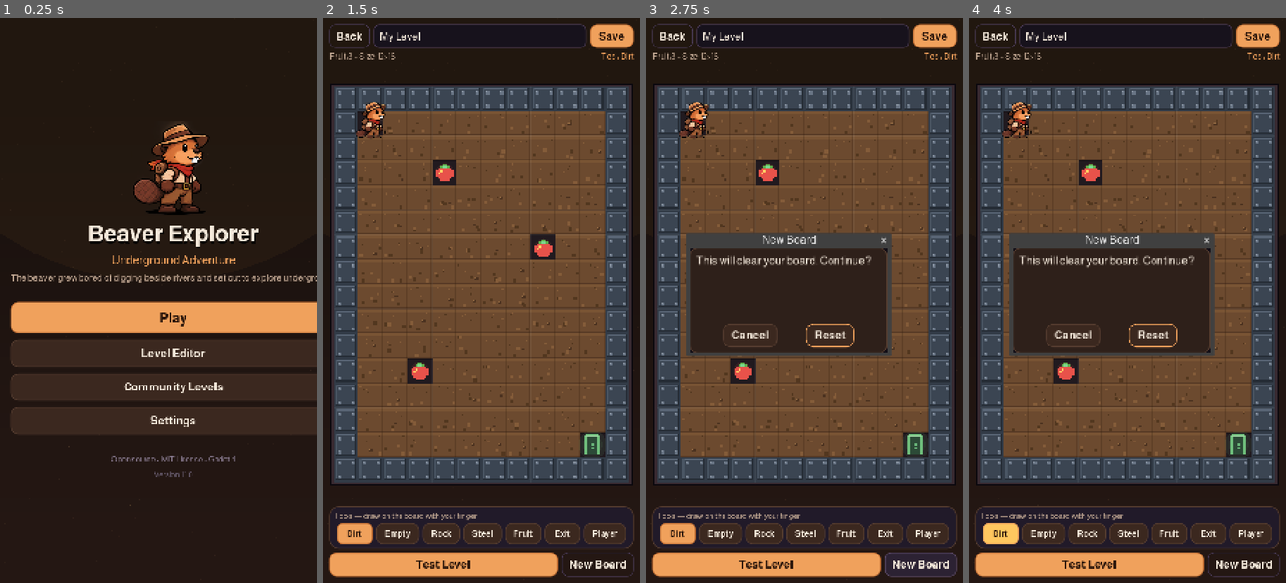
Above: before the commit, frames 1-4 (left to right).
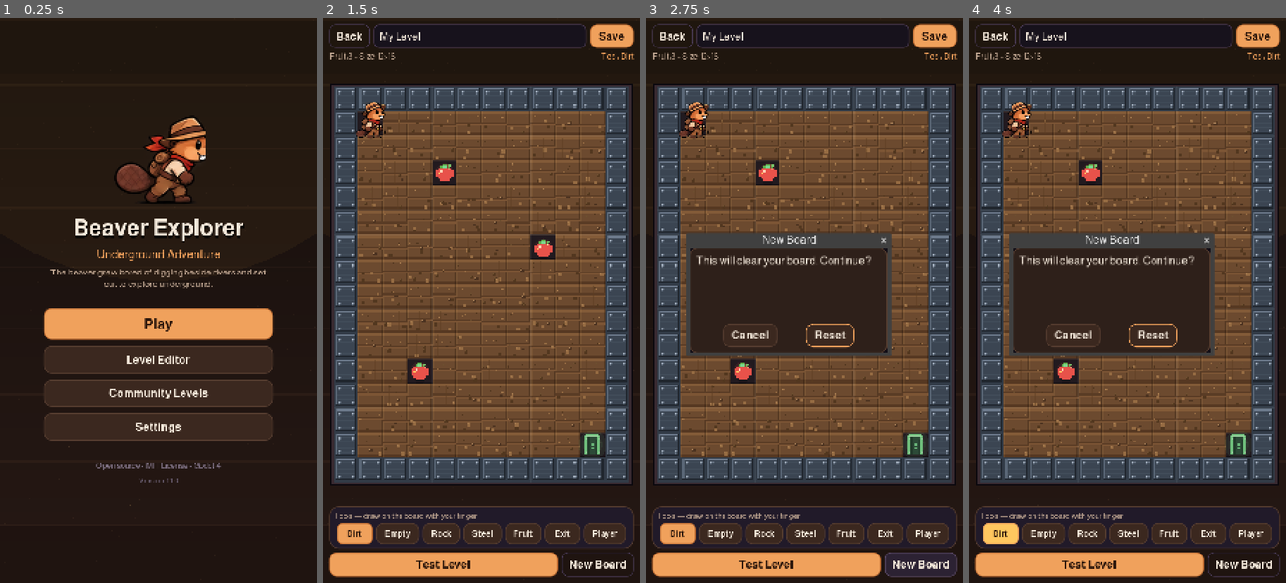
Above: after the commit, the same moments.

Repository: mayam33/khold
Game: Godot game, scene res://scenes/main.tscn
Same seed, same stepped clock (60 frames per second), same inputs: the game is played once before the commit and once after it.
Inputs:
- Up to frame 1 (0.25 s): no input
- Up to frame 2 (1.5 s): click "Play" at 0.5 s; click "New Level" at 1.25 s
- Up to frame 3 (2.75 s): click "New Board" at 2 s
- Up to frame 4 (4 s): click "New Board" at 2.75 s; click "Dirt" at 3.5 s

The runs differ from the first frame. In frame 1, 18% of the frame differs, in the area x 3-100%, y 17-83%; in frame 2, 1.2%; in frame 3, 1.0%; in frame 4, 1.0%.

Commit message:
Fix menu skew and pause translations, enhance cave graphics, animate shovel beaver

Diff:
--- /dev/null
+++ b/scripts/animated_beaver.gd
@@ -0,0 +1,29 @@
+extends TextureRect
+
+## Cycles beaver frames so a sprite can be used as a lively menu mascot.
+## The default "shovel" animation shows the beaver gripping its digging tool.
+
+@export var animation := "shovel"
+@export var fps := 4.0
+
+var _elapsed := 0.0
+
+func _ready() -> void:
+	texture_filter = CanvasItem.TEXTURE_FILTER_LINEAR
+	expand_mode = TextureRect.EXPAND_IGNORE_SIZE
+	stretch_mode = TextureRect.STRETCH_KEEP_ASPECT_CENTERED
+	_apply_frame(0)
+
+func _process(delta: float) -> void:
+	_elapsed += delta
+	var frames := BeaverArt.frames_for(animation)
+	if frames.is_empty():
+		return
+	var index := int(_elapsed * fps) % frames.size()
+	if texture != frames[index]:
+		_apply_frame(index)
+
+func _apply_frame(index: int) -> void:
+	var frames := BeaverArt.frames_for(animation)
+	if not frames.is_empty():
+		texture = frames[posmod(index, frames.size())] as Texture2D
--- a/scripts/background.gd
+++ b/scripts/background.gd
@@ -36,8 +36,18 @@
 		var c := UITheme.BG.lerp(UITheme.BG_2, smoothstep(0.0, 1.0, k))
 		draw_rect(Rect2(0.0, floorf(r.y * float(i) / float(bands)), r.x, ceilf(r.y / float(bands)) + 1.0), c)
 
+	# Gentle soil strata: uneven horizontal bands with a lit top edge.
+	for i in 9:
+		var k := float(i) / 9.0
+		var sy := floorf(r.y * k + sin(k * 9.0) * 10.0)
+		draw_rect(Rect2(0.0, sy, r.x, maxf(2.0, r.y / 260.0)), Color(0.52, 0.36, 0.24, 0.10))
+		draw_rect(Rect2(0.0, sy + 2.0, r.x, maxf(1.0, r.y / 500.0)), Color(0.08, 0.05, 0.06, 0.16))
+
 	# Soft warm glow from above.
-	draw_circle(Vector2(r.x * 0.5, -r.y * 0.04), r.x * 0.9, Color(0.94, 0.66, 0.24, 0.045))
+	draw_circle(Vector2(r.x * 0.5, -r.y * 0.04), r.x * 0.9, Color(0.94, 0.66, 0.24, 0.055))
+	# Corner vignette keeps attention on the centre of the screen.
+	draw_rect(Rect2(0.0, 0.0, r.x, r.y * 0.10), Color(0.0, 0.0, 0.0, 0.10))
+	draw_rect(Rect2(0.0, r.y * 0.90, r.x, r.y * 0.10), Color(0.0, 0.0, 0.0, 0.14))
 
 	# Deterministic dirt speckles for texture.
 	var step := 52
--- a/scripts/beaver_art.gd
+++ b/scripts/beaver_art.gd
@@ -54,6 +54,9 @@
 
 static func frames_for(animation: String) -> Array:
 	match animation:
+		# The dig frames show the beaver gripping its shovel/trowel. Expose
+		# them under a separate name so menus can animate that pose too.
+		"shovel": return DIG
 		"walk": return WALK
 		"run": return RUN
 		"dig": return DIG
--- a/scripts/game_screen.gd
+++ b/scripts/game_screen.gd
@@ -346,6 +346,9 @@
 	for b in buttons:
 		row.add_child(b)
 	v.add_child(row)
+	# Dialogs are created after the screen was translated, so translate the
+	# freshly built overlay too. English must work while paused or on results.
+	I18n.translate_tree(overlay)
 
 func _close_modal() -> void:
 	_overlay_open = false
--- a/scripts/i18n.gd
+++ b/scripts/i18n.gd
@@ -190,12 +190,22 @@
 		return source
 	if ENGLISH.has(source):
 		return String(ENGLISH[source])
+	if source.begins_with("الحركات: "):
+		return "Moves: " + source.trim_prefix("الحركات: ")
 	if source.begins_with("الحركات "):
 		return "Moves " + source.trim_prefix("الحركات ")
+	if source.begins_with("الثمار: "):
+		return "Fruit: " + source.trim_prefix("الثمار: ")
 	if source.begins_with("الثمار "):
 		return "Fruit " + source.trim_prefix("الثمار ")
+	if source.begins_with("الهدف: "):
+		var goal := source.trim_prefix("الهدف: ")
+		goal = goal.replace(" حركة", " moves")
+		return "Goal: " + goal
 	if source.begins_with("الهدف "):
 		return "Goal " + source.trim_prefix("الهدف ")
+	if source.begins_with("مرحلة: "):
+		return "Level: " + source.trim_prefix("مرحلة: ")
 	if source.begins_with("أفضل نتيجة: "):
 		return "Best: " + source.trim_prefix("أفضل نتيجة: ")
 	if source.begins_with("أفضل "):
--- a/scripts/menu_screen.gd
+++ b/scripts/menu_screen.gd
@@ -16,14 +16,13 @@
 	outer.add_child(center)
 
 	var col := UI.vbox(14)
-	col.custom_minimum_size = Vector2(430, 0)
+	# Fixed column width; long labels wrap instead of stretching the menu
+	# past the 720px screen (English story text used to push it to 788px).
+	col.custom_minimum_size = Vector2(520, 0)
 	center.add_child(col)
 
-	var mascot := TextureRect.new()
-	mascot.texture = BeaverArt.PORTRAIT
-	mascot.texture_filter = CanvasItem.TEXTURE_FILTER_LINEAR
-	mascot.expand_mode = TextureRect.EXPAND_IGNORE_SIZE
-	mascot.stretch_mode = TextureRect.STRETCH_KEEP_ASPECT_CENTERED
+	# Animated beaver holding its shovel, instead of a still portrait.
+	var mascot := preload("res://scripts/animated_beaver.gd").new()
 	mascot.custom_minimum_size = Vector2(230, 210)
 	mascot.size_flags_horizontal = Control.SIZE_SHRINK_CENTER
 	col.add_child(mascot)
@@ -33,7 +32,9 @@
 	title.add_theme_constant_override("shadow_offset_y", 4)
 	col.add_child(title)
 	col.add_child(UI.label("مغامرة تحت الأرض", 27, UITheme.ACCENT, HORIZONTAL_ALIGNMENT_CENTER))
-	col.add_child(UI.label("ملّ القندس من الحفر قرب النهر، فانطلق ليستكشف ما تحت الأرض.", 21, UITheme.MUTED, HORIZONTAL_ALIGNMENT_CENTER))
+	var story := UI.wrap_label("ملّ القندس من الحفر قرب النهر، فانطلق ليستكشف ما تحت الأرض.", 21, UITheme.MUTED)
+	story.horizontal_alignment = HORIZONTAL_ALIGNMENT_CENTER
+	col.add_child(story)
 	col.add_child(UI.spacer_h(14))
 
 	var play := UI.button("العب", 72, true)
--- a/scripts/pixel_art.gd
+++ b/scripts/pixel_art.gd
@@ -38,24 +38,36 @@
 static func draw_floor(ci: CanvasItem, rect: Rect2, cell: Vector2i) -> void:
 	ci.draw_rect(rect, Color("211a1f"))
 	var u := rect.size.x / 16.0
+	# A soft radial vignette makes tunnels look carved instead of flat.
+	var cx := rect.position.x + rect.size.x * 0.5
+	var cy := rect.position.y + rect.size.y * 0.5
+	ci.draw_circle(Vector2(cx, cy), rect.size.x * 0.46, Color(0.16, 0.11, 0.13, 0.22))
+	ci.draw_circle(Vector2(cx, cy), rect.size.x * 0.30, Color(0.20, 0.14, 0.16, 0.18))
 	var h := _h(cell.x, cell.y, 1)
 	if h < 0.55:
 		var px := rect.position.x + (2.0 + _h(cell.x, cell.y, 2) * 12.0) * u
 		var py := rect.position.y + (2.0 + _h(cell.x, cell.y, 3) * 12.0) * u
-		ci.draw_rect(Rect2(px, py, u, u), Color(0.10, 0.08, 0.09, 0.45))
+		ci.draw_rect(Rect2(px, py, u, u), Color(0.34, 0.26, 0.24, 0.30))
 	if h > 0.25 and h < 0.42:
 		var px2 := rect.position.x + (3.0 + _h(cell.x, cell.y, 4) * 10.0) * u
 		var py2 := rect.position.y + (4.0 + _h(cell.x, cell.y, 5) * 9.0) * u
-		ci.draw_rect(Rect2(px2, py2, u * 2.0, u), Color(0.12, 0.09, 0.10, 0.5))
-	# Slight top inner shadow so tunnels read as carved holes.
-	ci.draw_rect(Rect2(rect.position.x, rect.position.y, rect.size.x, u), Color(0.02, 0.01, 0.02, 0.25))
+		ci.draw_rect(Rect2(px2, py2, u * 2.0, u), Color(0.10, 0.07, 0.08, 0.55))
+	# Chiseled rim: bright on top, deep shadow on the bottom edge.
+	ci.draw_rect(Rect2(rect.position.x, rect.position.y, rect.size.x, u), Color(0.38, 0.28, 0.22, 0.35))
+	ci.draw_rect(Rect2(rect.position.x, rect.position.y + rect.size.y - u, rect.size.x, u), Color(0.02, 0.01, 0.02, 0.35))
 
 static func draw_dirt(ci: CanvasItem, rect: Rect2, cell: Vector2i) -> void:
 	ci.draw_rect(rect, Color("6c4a2f"))
 	var u := rect.size.x / 16.0
-	ci.draw_rect(Rect2(rect.position.x, rect.position.y, rect.size.x, u * 2.0), Color("795434"))
-	ci.draw_rect(Rect2(rect.position.x, rect.position.y + rect.size.y - u, rect.size.x, u), Color("573a25"))
-	ci.draw_rect(Rect2(rect.position.x + rect.size.x - u, rect.position.y, u, rect.size.y), Color(0.2, 0.12, 0.06, 0.25))
+	# Layered strata give the soil depth; warm top-left light, cool bottom-right.
+	ci.draw_rect(Rect2(rect.position.x, rect.position.y, rect.size.x, u * 2.0), Color("835b38"))
+	ci.draw_rect(Rect2(rect.position.x, rect.position.y + rect.size.y - u * 2.0, rect.size.x, u * 2.0), Color("563822"))
+	ci.draw_rect(Rect2(rect.position.x + rect.size.x - u, rect.position.y, u, rect.size.y), Color(0.12, 0.07, 0.03, 0.30))
+	ci.draw_rect(Rect2(rect.position.x, rect.position.y, u, rect.size.y), Color(0.95, 0.72, 0.42, 0.10))
+	# A wavy seam separates two soil layers.
+	var seam := 6.0 + floorf(_h(cell.x, cell.y, 8) * 3.0)
+	ci.draw_rect(Rect2(rect.position.x, rect.position.y + seam * u, rect.size.x, u), Color("5a3c25"))
+	ci.draw_rect(Rect2(rect.position.x, rect.position.y + (seam + 1.0) * u, rect.size.x, u), Color("7c5535"))
 
 	for i in 4:
 		var hx := _h(cell.x, cell.y, 10 + i)
@@ -63,14 +75,20 @@
 		var s := u * (1.0 + floorf(hx * 2.0))
 		var px := rect.position.x + (1.0 + floorf(hy * 13.0)) * u
 		var py := rect.position.y + (2.0 + floorf(hx * 12.0)) * u
-		var c := Color("52371f") if i % 2 == 0 else Color("845c39")
+		var c := Color("52371f") if i % 2 == 0 else Color("966c43")
 		ci.draw_rect(Rect2(px, py, s, s), c)
-
+		ci.draw_rect(Rect2(px, py, maxf(u * 0.5, s * 0.35), u * 0.5), Color(0.98, 0.80, 0.55, 0.16))
+
+	# buried pebble
 	if _h(cell.x, cell.y, 31) < 0.30:
 		var px3 := rect.position.x + (7.0 + _h(cell.x, cell.y, 32) * 5.0) * u
 		var py3 := rect.position.y + (6.0 + _h(cell.x, cell.y, 33) * 6.0) * u
 		ci.draw_rect(Rect2(px3, py3, u * 2.0, u * 1.5), Color("4b3220"))
-		ci.draw_rect(Rect2(px3, py3, u, u * 0.5), Color("8f6741"))
+		ci.draw_rect(Rect2(px3, py3, u, u * 0.5), Color("a37c55"))
+	# a thin root thread
+	if _h(cell.x, cell.y, 41) > 0.72:
+		var rx := rect.position.x + (3.0 + _h(cell.x, cell.y, 42) * 8.0) * u
+		ci.draw_rect(Rect2(rx, rect.position.y + u, u * 0.5, rect.size.y - u * 2.0), Color(0.36, 0.24, 0.13, 0.45))
 
 static func draw_rock(ci: CanvasItem, rect: Rect2) -> void:
 	var x := rect.position.x
@@ -92,6 +110,17 @@
 	ci.draw_rect(Rect2(x + 8.0 * u, y + 3.0 * u, 1.0 * u, 3.0 * u), dark)
 	ci.draw_rect(Rect2(x + 9.0 * u, y + 6.0 * u, 1.0 * u, 2.0 * u), dark)
 	ci.draw_rect(Rect2(x + 5.0 * u, y + 8.0 * u, 3.0 * u, 1.0 * u), dark)
+	# Extra facet planes and a rim light make the rock read as a solid boulder.
+	ci.draw_rect(Rect2(x + 6.0 * u, y + 2.0 * u, 6.0 * u, 3.0 * u), Color("74818b"))
+	ci.draw_rect(Rect2(x + 5.0 * u, y + 5.0 * u, 4.0 * u, 4.0 * u), Color("6b7882"))
+	ci.draw_rect(Rect2(x + 10.0 * u, y + 6.0 * u, 3.0 * u, 4.0 * u), Color("49555f"))
+	ci.draw_rect(Rect2(x + 4.0 * u, y + 10.0 * u, 5.0 * u, 2.0 * u), Color("4d5963"))
+	ci.draw_rect(Rect2(x + 4.0 * u, y + 2.0 * u, u, u), Color("c2ced6"))
+	ci.draw_rect(Rect2(x + 5.0 * u, y + 3.0 * u, u, u), Color("aab7c0"))
+	ci.draw_rect(Rect2(x + 11.0 * u, y + 11.0 * u, u, u), Color("9aa7b0"))
+	# moss flecks
+	ci.draw_rect(Rect2(x + 3.0 * u, y + 3.0 * u, u * 1.5, u), Color(0.36, 0.52, 0.30, 0.55))
+	ci.draw_rect(Rect2(x + 12.0 * u, y + 9.0 * u, u, u), Color(0.32, 0.48, 0.28, 0.45))
 	ci.draw_rect(Rect2(x + 2.0 * u, y + 1.0 * u, 12.0 * u, 13.0 * u), Color("2b1b14"), false, maxf(1.0, u))
 
 static func draw_steel(ci: CanvasItem, rect: Rect2) -> void:
@@ -100,25 +129,40 @@
 	var u := rect.size.x / 16.0
 	ci.draw_rect(rect, Color("323b47"))
 	ci.draw_rect(Rect2(x + u, y + u, 14.0 * u, 14.0 * u), Color("3b4552"))
-	ci.draw_rect(Rect2(x + u, y + u, 14.0 * u, 1.0 * u), Color("596575"))
-	ci.draw_rect(Rect2(x + u, y + u, 1.0 * u, 14.0 * u), Color("4a5664"))
-	ci.draw_rect(Rect2(x + u, y + 14.0 * u, 14.0 * u, 1.0 * u), Color("252c35"))
-	ci.draw_rect(Rect2(x + 14.0 * u, y + u, 1.0 * u, 14.0 * u), Color("252c35"))
+	# Brushed-metal bands and a bright top-left bevel.
+	for i in 5:
+		var by := (3.0 + float(i) * 2.4) * u
+		ci.draw_rect(Rect2(x + 2.0 * u, y + by, 12.0 * u, u * 0.5), Color(0.72, 0.78, 0.86, 0.05))
+	ci.draw_rect(Rect2(x + u, y + u, 14.0 * u, 1.0 * u), Color("6d7a8c"))
+	ci.draw_rect(Rect2(x + u, y + u, 1.0 * u, 14.0 * u), Color("5a6777"))
+	ci.draw_rect(Rect2(x + u, y + 14.0 * u, 14.0 * u, 1.0 * u), Color("20262e"))
+	ci.draw_rect(Rect2(x + 14.0 * u, y + u, 1.0 * u, 14.0 * u), Color("20262e"))
 	for p in [Vector2(3.0, 3.0), Vector2(12.0, 3.0), Vector2(3.0, 12.0), Vector2(12.0, 12.0)]:
 		ci.draw_rect(Rect2(x + p.x * u, y + p.y * u, 2.0 * u, 2.0 * u), Color("697585"))
-		ci.draw_rect(Rect2(x + p.x * u, y + p.y * u, u, u), Color("8a95a3"))
+		ci.draw_rect(Rect2(x + p.x * u, y + p.y * u, u, u), Color("a8b4c2"))
+		ci.draw_rect(Rect2(x + (p.x + 1.0) * u, y + (p.y + 1.0) * u, u, u), Color("424d5a"))
 
 static func draw_fruit(ci: CanvasItem, rect: Rect2, time: float, cell: Vector2i) -> void:
 	var bob := sin(time * 2.6 + float(cell.x) * 0.7 + float(cell.y) * 0.4) * rect.size.y * 0.035
 	var inner := Rect2(rect.position + Vector2(rect.size.x * 0.16, rect.size.y * 0.16 + bob), rect.size * 0.68)
+	var u := inner.size.x / 8.0
 	ci.draw_circle(inner.get_center(), rect.size.x * 0.36, Color(0.95, 0.35, 0.29, 0.10))
 	ci.draw_circle(inner.get_center(), rect.size.x * 0.27, Color(0.95, 0.35, 0.29, 0.08))
+	# Soft contact shadow under the floating fruit.
+	ci.draw_circle(rect.get_center() + Vector2(0.0, inner.size.y * 0.52), inner.size.x * 0.28, Color(0.0, 0.0, 0.0, 0.18))
 	draw_pattern(ci, FRUIT, {
 		"r": Color("e8524a"),
 		"h": Color("ffd166"),
 		"l": Color("5fae4b"),
 		"g": Color("7bd88f"),
 	}, inner)
+	# Pixel highlight and stem/leaf make the pickup read at a glance.
+	ci.draw_rect(Rect2(inner.position.x + u * 2.0, inner.position.y + u * 3.0, u, u), Color(1.0, 0.82, 0.76, 0.85))
+	ci.draw_rect(Rect2(inner.position.x + u * 5.0, inner.position.y + u * 0.5, u * 0.6, u * 1.6), Color("7b5334"))
+	ci.draw_rect(Rect2(inner.position.x + u * 5.6, inner.position.y + u * 0.5, u * 1.6, u), Color("79c46b"))
+	# Twinkling glint.
+	var glint := 0.35 + 0.45 * maxf(0.0, sin(time * 3.4 + float(cell.x)))
+	ci.draw_rect(Rect2(inner.position.x + u * 6.0, inner.position.y + u * 2.0, u * 0.7, u * 0.7), Color(1.0, 0.96, 0.72, glint))
 
 static func draw_exit(ci: CanvasItem, rect: Rect2, open: bool, time: float, cell: Vector2i) -> void:
 	var x := rect.position.x
@@ -134,6 +178,11 @@
 	ci.draw_rect(Rect2(x + 4.0 * u, y + 1.0 * u, 8.0 * u, 2.0 * u), frame)
 	ci.draw_rect(Rect2(x + 5.0 * u, y + 3.0 * u, 6.0 * u, 11.0 * u), panel)
 	ci.draw_rect(Rect2(x + 4.0 * u, y + 2.0 * u, 8.0 * u, 1.0 * u), Color(0.9, 0.95, 0.85, 0.35) if open else Color(0.7, 0.75, 0.8, 0.2))
+	# Rivets and an arched lintel give the exit a carved-stone look.
+	for p in [Vector2(3.5, 3.5), Vector2(12.0, 3.5), Vector2(3.5, 12.5), Vector2(12.0, 12.5)]:
+		ci.draw_rect(Rect2(x + p.x * u, y + p.y * u, u, u), Color(0.92, 0.94, 0.88, 0.35) if open else Color("7f8891"))
+	ci.draw_rect(Rect2(x + 5.0 * u, y + 3.0 * u, u, 11.0 * u), Color(0.0, 0.0, 0.0, 0.22))
+	ci.draw_rect(Rect2(x + 10.0 * u, y + 4.0 * u, u, 10.0 * u), Color(0.0, 0.0, 0.0, 0.22))
 	if open:
 		var glow := Color(0.55, 0.95, 0.62, 0.55 + pulse * 0.35)
 		ci.draw_rect(Rect2(x + 7.0 * u, y + 7.0 * u, 2.0 * u, 2.0 * u), glow)
--- a/tools/test_localization.gd
+++ b/tools/test_localization.gd
@@ -34,6 +34,14 @@
 			return b
 	return null
 
+func _texts(node: Node, out: Array) -> void:
+	if node is Label:
+		out.append(String((node as Label).text).strip_edges())
+	elif node is Button:
+		out.append(String((node as Button).text).strip_edges())
+	for child in node.get_children():
+		_texts(child, out)
+
 func _run() -> void:
 	_old_language = String(Store.settings.get("language", "en"))
 	I18n.set_language("en")
@@ -50,13 +58,32 @@
 	_check(_button_with(main, "Level Editor") != null, "menu shows the English editor button")
 	_check(_button_with(main, "Community Levels") != null, "menu shows the English online button")
 	_check(_button_with(main, "Settings") != null, "menu shows the English settings button")
+	# A long English story string used to push the menu to 788px and skew it.
+	_check(main.current.get_combined_minimum_size().x <= 720.0, "English menu fits the 720px design width")
 
 	# Beaver art must resolve to real textures.
 	_check(BeaverArt.PORTRAIT != null, "beaver portrait loads")
 	_check(BeaverArt.frames_for("idle").size() == 4, "idle animation has four frames")
 	_check(BeaverArt.frames_for("dig").size() == 4, "dig animation has four frames")
+	_check(BeaverArt.frames_for("shovel").size() == 4, "shovel animation has four frames")
 	_check(BeaverArt.frames_for("die").size() == 3, "die animation has three frames")
 	_check(BeaverArt.texture_for("walk", 0) != null, "walk frame resolves")
+
+	# Pause dialogs are created after I18n.translate_tree(screen), so the
+	# freshly built overlay must be translated separately.
+	var game := load("res://scripts/game_screen.gd").new() as Control
+	game.test_mode = true
+	add_child(game)
+	await get_tree().process_frame
+	game._open_pause()
+	await get_tree().process_frame
+	var pause_texts: Array = []
+	_texts(game.overlay, pause_texts)
+	_check(pause_texts.has("Paused"), "pause dialog title is English while paused")
+	_check(pause_texts.has("Resume"), "pause dialog resume button is English")
+	_check(pause_texts.has("Restart"), "pause dialog restart button is English")
+	_check(pause_texts.has("Exit"), "pause dialog exit button is English")
+	game.queue_free()
 
 	# Switch to Arabic: layout and labels must flip back.
 	I18n.set_language("ar")
